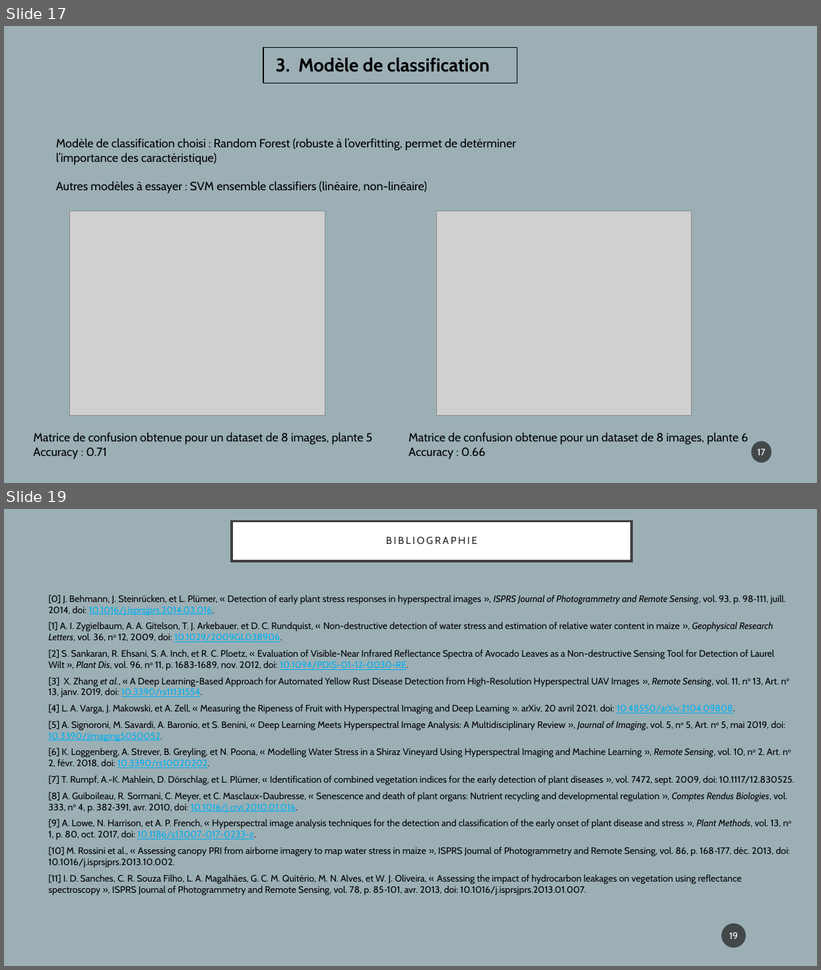
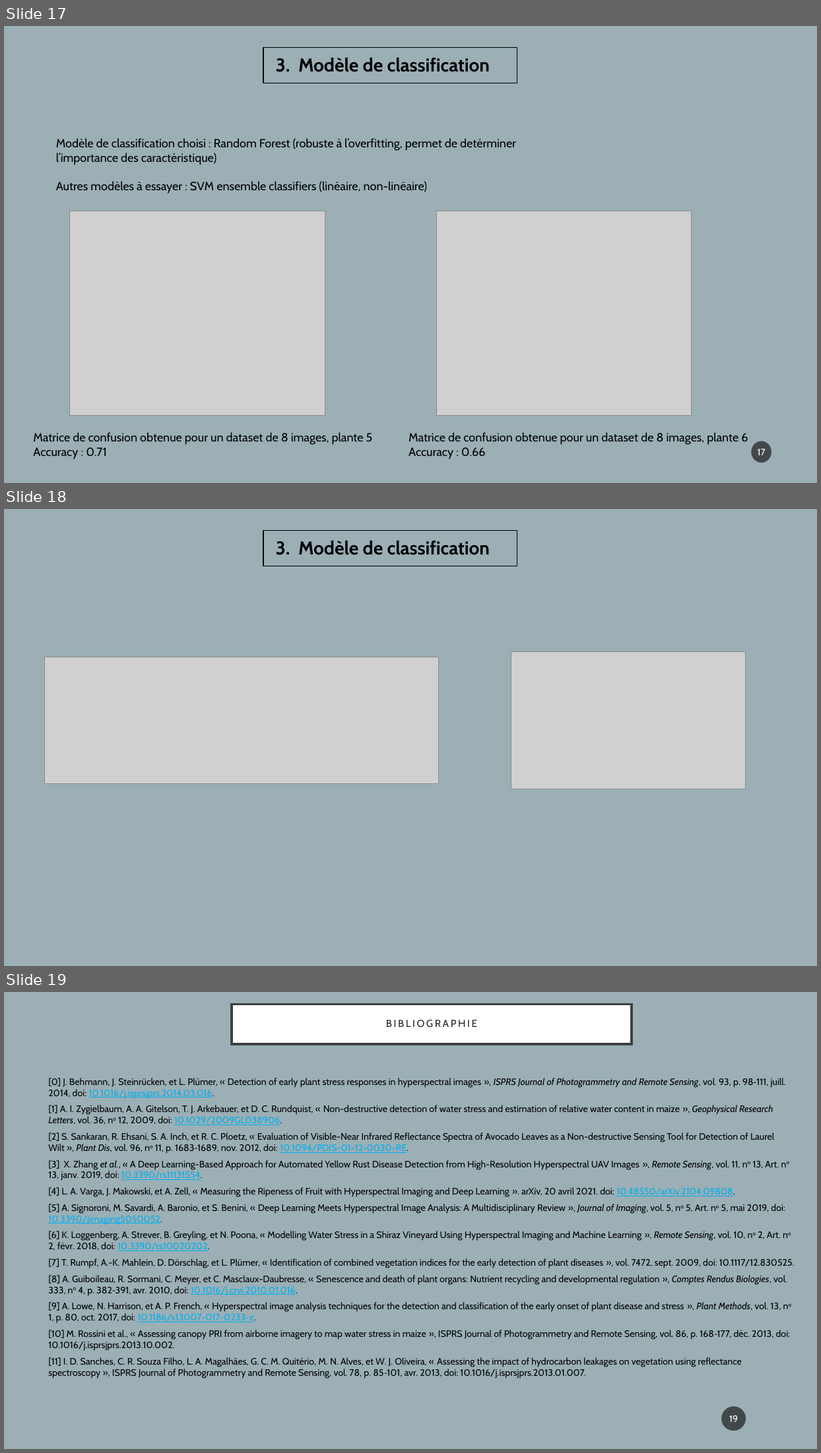
Before and after one commit to gaspbrue/folders_bioserr, a slide deck: Presentation approche.pptx. Shown one above the other, each under a label of ours: slides 17 and 19 before the commit, slides 17, 18 and 19 after it; the slides between them are not shown. The pictures are 821x970 and 821x1453 pixels, drawn with LibreOffice and Linux fonts; fonts in the diff are those of the drawing; grey boxes stand for pictures. Boxes give left, top, right and bottom in pixels: in the first picture for what was removed or moved away, otherwise in the second. Text is boxed around its words. In the diff, an @@ line names an element or a change of style, - is before the commit and + after.

```diff
--- a/Presentation approche.pptx
+++ b/Presentation approche.pptx
@@ slide 18 added at box(4, 509, 817, 966), background #9BAFB5 @@
@@ rectangle added at box(263, 530, 517, 566), outline #000000 1 pt @@
@@ text added at box(276, 541, 490, 555), 22 pt, text #000000, bold @@
+3. Modèle de classification
@@ picture added at box(44, 657, 439, 785) @@
@@ picture added at box(511, 652, 746, 789) @@
```
Also in this commit, not shown: 1 slide removed.
